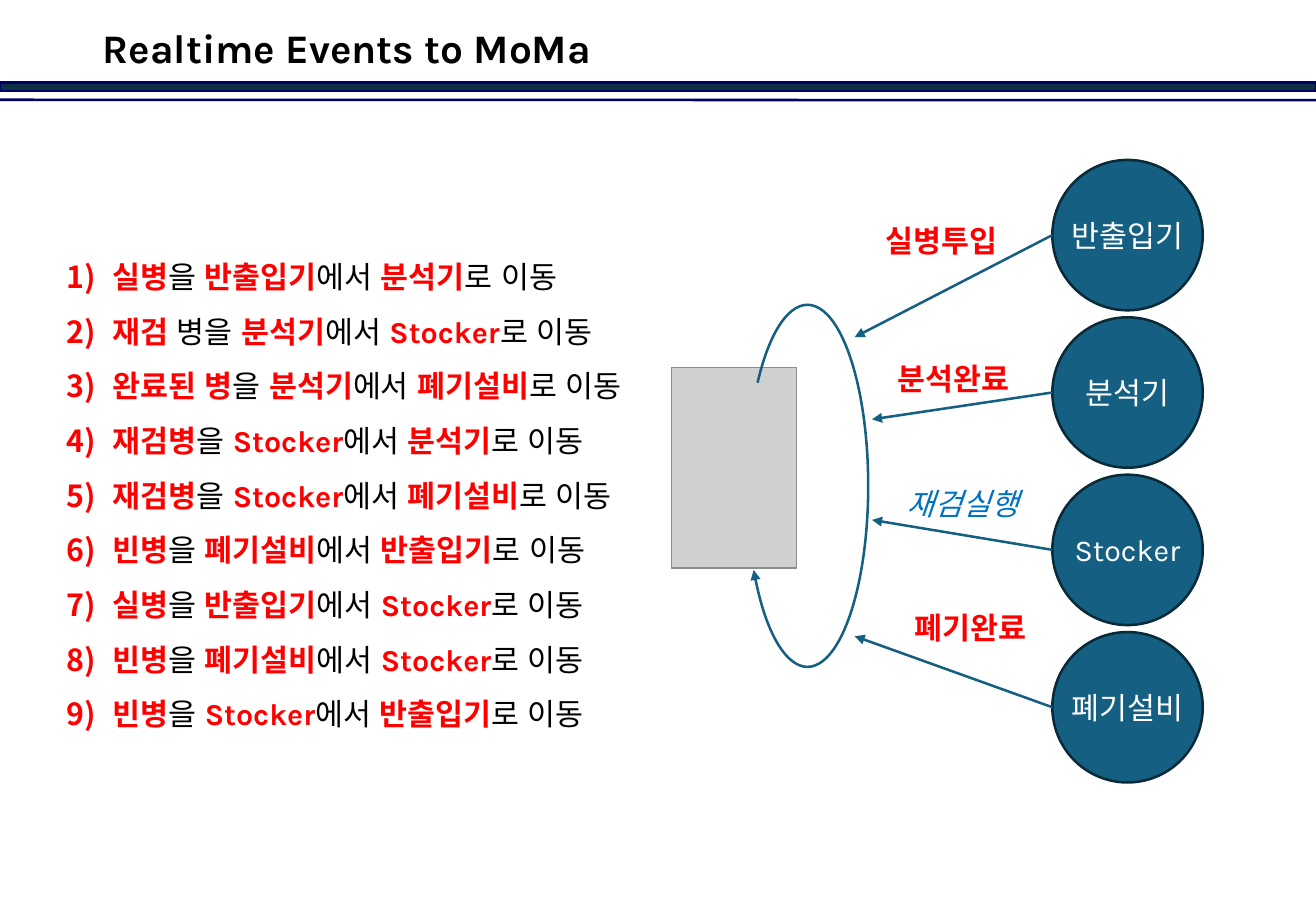
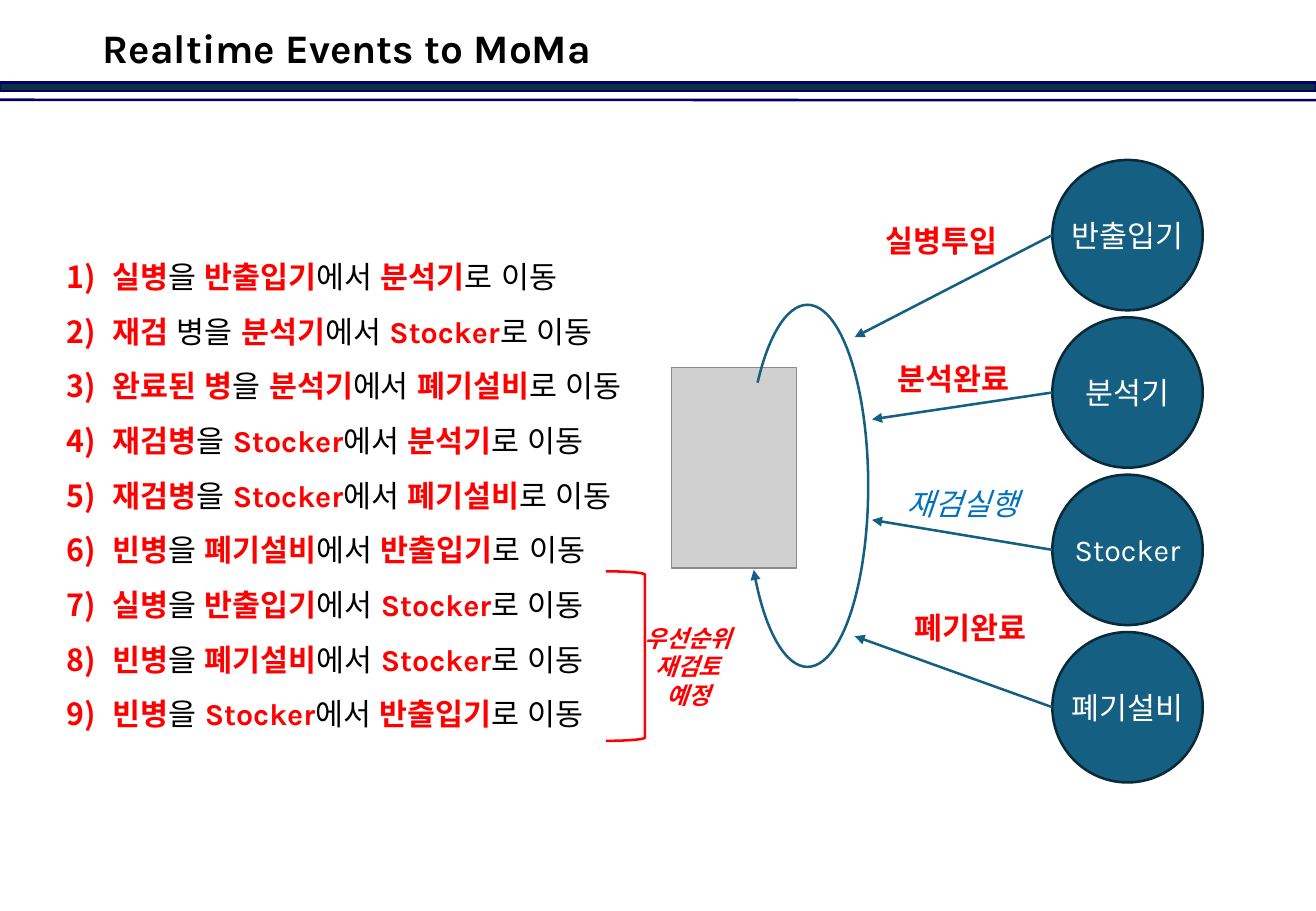
Before and after one commit to jinkabpark/SamickThk_Analysis, a slide deck: slide 14 of 허종원/Travel Scenario.pptx (slide 13 before the commit). Drawn at 1316x911 pixels with LibreOffice and Linux fonts; fonts in the diff are those of the drawing; grey boxes stand for pictures; background and template pictures are left out. Boxes give left, top, right and bottom in pixels: in the first picture for what was removed or moved away, otherwise in the second. Text is boxed around its words. In the diff, an @@ line names an element or a change of style, - is before the commit and + after.

```diff
--- a/허종원/Travel Scenario.pptx
+++ b/허종원/Travel Scenario.pptx
@@ right bracket added at [606,571,645,741], outline #FF0000 1.5 pt @@
@@ text added at [644,621,731,706], 14 pt, text #FF0000, bold, italic @@
+우선순위
+재검토
+예정
```
Also in this commit, not shown: 1 other slide changed, 3 slides added.
